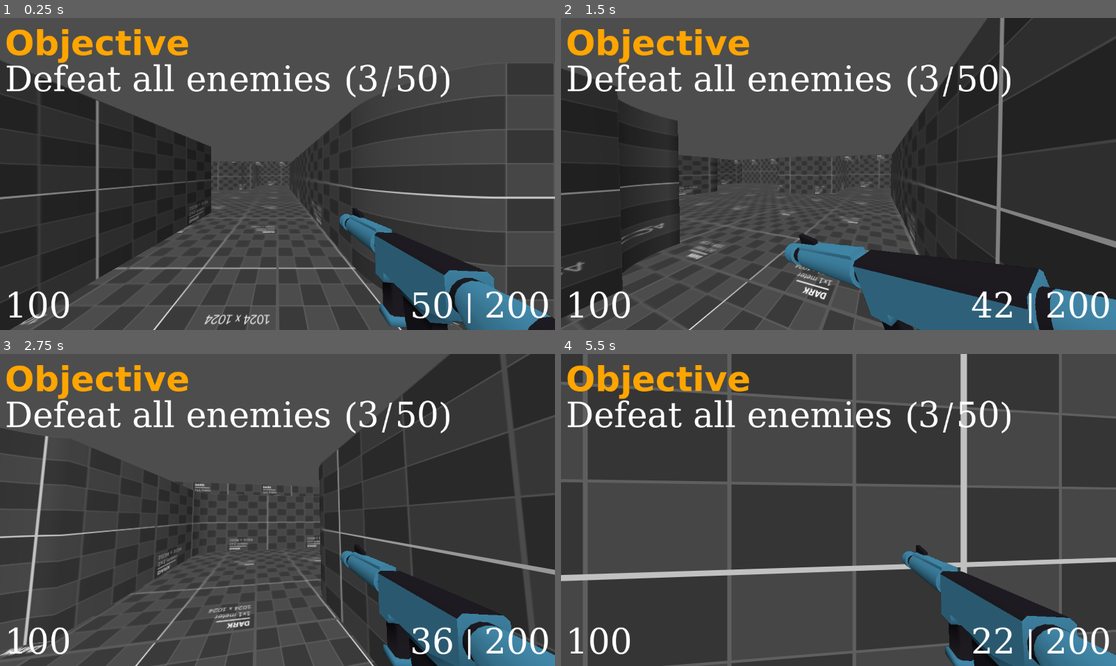
Above: before the commit, frames 1-4 (two rows, left to right).
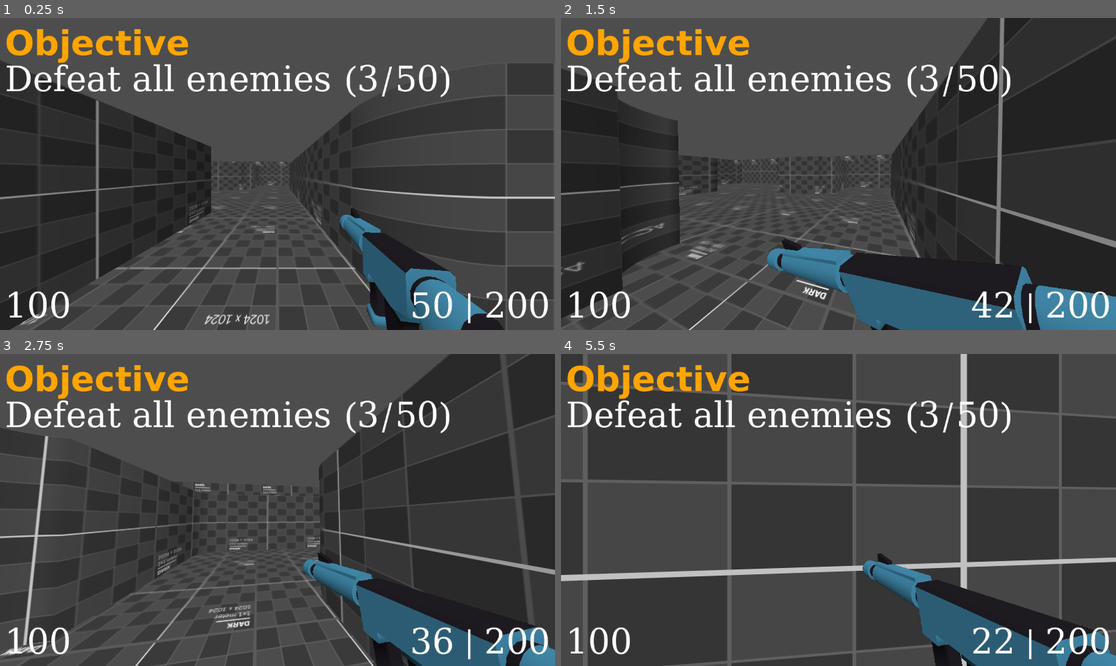
Above: after the commit, the same moments.

Repository: dairycultist/MyTinyGame
Game: Godot game, scene res://world.tscn
Two runs of this game, one before a commit and one after it. Both use one fixed random seed, a clock stepped at 60 frames per second and the inputs below.
Inputs (mouse positions are in pixels of both pictures, inside the frame that each line leads up to):
- Up to frame 1 (0.25 s): no input
- Up to frame 2 (1.5 s): move the mouse to (866, 174) at 0.52 s; press the mouse at (866, 174) at 0.53 s; hold W (walk_up) from 0.53 s (still down); tap Space (jump) at 0.77 s; move the mouse to (810, 174) at 1.27 s; release the mouse at (810, 174) at 1.28 s; click (810, 174) at 1.35 s
- Up to frame 3 (2.75 s): keep holding W (walk_up); tap Space (jump) at 1.52 s; move the mouse to (288, 503) at 2.02 s; press the mouse at (288, 503) at 2.03 s
- Up to frame 4 (5.5 s): keep holding W (walk_up); move the mouse to (832, 516) at 2.77 s; release the mouse at (832, 516) at 2.78 s; click (832, 516) at 2.85 s; tap Space (jump) at 3.02, 3.77, 4.52 s; move the mouse to (877, 513) at 3.52 s; press the mouse at (877, 513) at 3.53 s; move the mouse to (794, 506) at 4.27 s; release the mouse at (794, 506) at 4.28 s; click (794, 506) at 4.35 s; move the mouse to (844, 510) at 5.02 s; press the mouse at (844, 510) at 5.03 s

The runs differ from the first frame. In frame 1, 5.5% of the frame differs, in the area x 61-100%, y 60-100%; in frame 2, 3.6%; in frame 3, 4.9%; in frame 4, 5.9%, in the area x 54-100%, y 61-100%.

Commit message:
Update animation system

Diff:
--- a/player/player.tscn
+++ b/player/player.tscn
@@ -71,8 +71,6 @@
 
 [node name="AudioReload" type="AudioStreamPlayer3D" parent="."]
 stream = ExtResource("7_rgyib")
-volume_db = 80.0
-max_db = 6.0
 
 [node name="GUITopLeft" type="Control" parent="."]
 layout_mode = 3
--- a/player/player_controller.gd
+++ b/player/player_controller.gd
@@ -30,9 +30,9 @@
 		velocity = Vector3.ZERO
 
 	# shooting and reloading and stuff
-	if can_shoot and gunshot_cooldown < 0:
+	if can_shoot:
 
-		if Input.is_action_pressed("fire"):
+		if gunshot_cooldown < 0 and Input.is_action_pressed("fire"):
 
 			gunshot_cooldown = 1.0 / firerate
 
@@ -42,13 +42,12 @@
 				update_ammo_gui()
 			else:
 				$AudioDryfire.play()
+		else:
+			gunshot_cooldown -= delta
 
 		if Input.is_action_just_pressed("reload") and reserve_ammo > 0 and clip_ammo < max_clip_ammo:
 			$AudioReload.play()
 			$GUIGunOverlay/GunOverlay/Camera3D/Rifle.do_reload_animation(self)
-
-	else:
-		gunshot_cooldown -= delta
 
 	# movement
 	var input_dir := Input.get_vector("walk_left", "walk_right", "walk_up", "walk_down")
--- a/player/rifle_animator.gd
+++ b/player/rifle_animator.gd
@@ -6,7 +6,8 @@
 const RUN_POS = Vector3(-0.64, -0.63, -1.21)
 const RUN_ROT = Vector3(deg_to_rad(17.4), deg_to_rad(229.6), deg_to_rad(-23.0))
 
-var run_fac = 0.0
+var target_pos = SHOOT_POS
+var target_rot = SHOOT_ROT
 
 var reload_thread: Thread
 
@@ -14,25 +15,26 @@
 
 	var run_amount := Input.get_vector("walk_left", "walk_right", "walk_up", "walk_down").normalized().length()
 
-	var shoot_pos_offset = Vector3.ZERO
-	var run_pos_offset = Vector3(
-		cos(Time.get_ticks_msec() * 0.01) * 0.03,
-		abs(sin(Time.get_ticks_msec() * 0.01) * 0.03),
-		0.0
-	)
+	if run_amount > 0:
 
-	run_fac = lerp(run_fac, run_amount, delta * 15);
+		target_pos = RUN_POS + Vector3(
+			cos(Time.get_ticks_msec() * 0.01) * 0.03,
+			abs(sin(Time.get_ticks_msec() * 0.01) * 0.03),
+			0.0
+		)
+
+		target_rot = RUN_ROT
+	else:
+		target_pos = SHOOT_POS
+		target_rot = SHOOT_ROT
 
 	if Input.is_action_pressed("fire"):
-		run_fac = 0.0
-		shoot_pos_offset.z = RandomNumberGenerator.new().randf_range(0.0, 0.1)
+		position = SHOOT_POS
+		rotation = SHOOT_ROT
+		position.z += RandomNumberGenerator.new().randf_range(0.0, 0.1)
 
-	position = lerp(
-		SHOOT_POS + shoot_pos_offset,
-		RUN_POS + run_pos_offset,
-		run_fac
-	)
-	rotation = lerp(SHOOT_ROT, RUN_ROT, run_fac)
+	position = lerp(position, target_pos, delta * 15);
+	rotation = lerp(rotation, target_rot, delta * 15);
 
 func do_reload_animation(player: Node3D):
 
